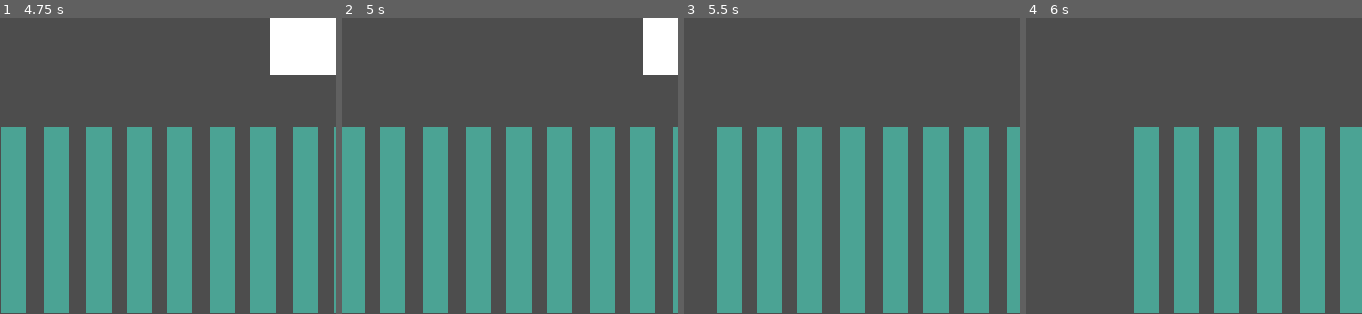
Above: before the commit, frames 1-4 (left to right).
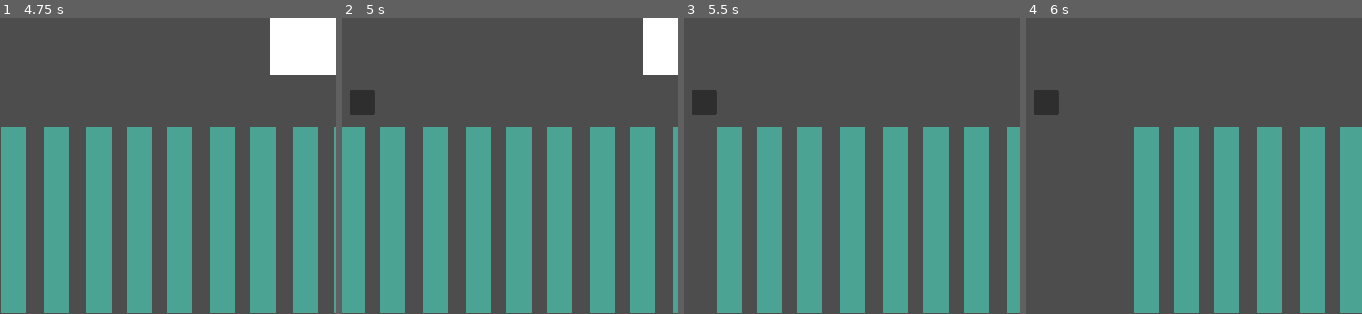
Above: after the commit, the same moments.

Repository: adamsocki/test_godot
Game: Godot game, scene res://game_manager.tscn
Two runs of this game, one before a commit and one after it. Both use one fixed random seed, a clock stepped at 60 frames per second and the inputs below.
Inputs (mouse positions are % of the whole screen's width and height, from its top left):
- Up to frame 1 (4.75 s): click "START" at 0.5 s; tap Enter at 1.25 s; move the mouse to (67, 46) at 1.27 s; hold D (move_right) 1.28-2.03 s; move the mouse to (17, 56) at 2.02 s; hold Left (move_left) 2.03-2.78 s; move the mouse to (52, 28) at 2.77 s; hold D (move_right) 2.78-4.28 s; move the mouse to (35, 71) at 3.52 s; move the mouse to (76, 66) at 4.27 s; hold Left (move_left) from 4.28 s (still down)
- Up to frame 2 (5 s): keep holding Left (move_left); tap I (inventory, bound only after the commit) at 4.9 s
- Up to frame 3 (5.5 s): keep holding Left (move_left); move the mouse to (5, 35) at 5.02 s
- Up to frame 4 (6 s): keep holding Left (move_left); move the mouse to (46, 51) at 5.77 s
The pictures show only the part of the screen within x 32-82%, y 22-72%; the shares and areas given below are measured in that part.

Frame 1 is identical in both runs. In frame 2, 0.6% of the frame differs, in the area x 2-10%, y 24-33%; in frame 3, 0.6%; in frame 4, 0.6%.

Commit message:
inventory manager

Diff:
--- /dev/null
+++ b/game1_2D/InventoryManager.gd
@@ -0,0 +1 @@
+extends Node
--- a/game1_2D/game_manager.tscn
+++ b/game1_2D/game_manager.tscn
@@ -6,6 +6,7 @@
 [ext_resource type="Script" path="res://LevelManager.gd" id="4_qhfwk"]
 [ext_resource type="Script" path="res://PlayerManager.gd" id="5_64fn8"]
 [ext_resource type="PackedScene" uid="uid://b61lnl0uvhop" path="res://player.tscn" id="6_0nryj"]
+[ext_resource type="Script" path="res://InventoryManager.gd" id="6_lykvr"]
 [ext_resource type="Script" path="res://CameraManager.gd" id="7_4wl1d"]
 
 [node name="GameManager" type="Node"]
@@ -21,6 +22,9 @@
 
 [node name="Player" parent="PlayerManager" instance=ExtResource("6_0nryj")]
 
+[node name="InventoryManager" type="Node" parent="PlayerManager"]
+script = ExtResource("6_lykvr")
+
 [node name="UIManager" parent="." instance=ExtResource("1_ibcoc")]
 
 [node name="CameraManager" type="Node" parent="."]
--- a/game1_2D/project.godot
+++ b/game1_2D/project.godot
@@ -35,3 +35,8 @@
 , Object(InputEventKey,"resource_local_to_scene":false,"resource_name":"","device":-1,"window_id":0,"alt_pressed":false,"shift_pressed":false,"ctrl_pressed":false,"meta_pressed":false,"pressed":false,"keycode":0,"physical_keycode":4194321,"key_label":0,"unicode":0,"echo":false,"script":null)
 ]
 }
+inventory={
+"deadzone": 0.5,
+"events": [Object(InputEventKey,"resource_local_to_scene":false,"resource_name":"","device":-1,"window_id":0,"alt_pressed":false,"shift_pressed":false,"ctrl_pressed":false,"meta_pressed":false,"pressed":false,"keycode":0,"physical_keycode":73,"key_label":0,"unicode":105,"echo":false,"script":null)
+]
+}
--- a/game1_2D/ui_manager.gd
+++ b/game1_2D/ui_manager.gd
@@ -21,12 +21,20 @@
 
 func init_ui_manager():
 	$Camera_UI.init_camera_ui()
+	$Camera_UI/InventoryList.visible = false
 
 
 func update_ui_manager(delta):
 	set_cursor_position()
+	view_inventory()
 	$Camera_UI.update_camera_ui(delta)
 
+
+
+
+func view_inventory():
+	if Input.is_action_just_pressed("inventory"):
+		$Camera_UI/InventoryList.visible = !$Camera_UI/InventoryList.visible
 
 func init_all_levels():
 	quit_game_button = $HBoxContainer/QuitGameButton
--- a/game1_2D/ui_manager.tscn
+++ b/game1_2D/ui_manager.tscn
@@ -44,3 +44,10 @@
 offset_bottom = 310.0
 scale = Vector2(3.77644, 3.77644)
 text = "Press SPACE to open door"
+
+[node name="InventoryList" type="ItemList" parent="Camera_UI"]
+layout_mode = 0
+offset_left = 566.0
+offset_top = 328.0
+offset_right = 606.0
+offset_bottom = 368.0
--- a/game1_2D/wall.gd
+++ b/game1_2D/wall.gd
@@ -15,8 +15,6 @@
 
 var text_box
 var root_node
-
-
 
 
 # Called when the node enters the scene tree for the first time.
@@ -47,7 +45,6 @@
 
 
 
-
 func _on_area_2d_body_exited(body):
 	if door:
 		text_box.visible = false
Not shown: 1 places in game1_2D/game_manager.tscn that only renumber resources
